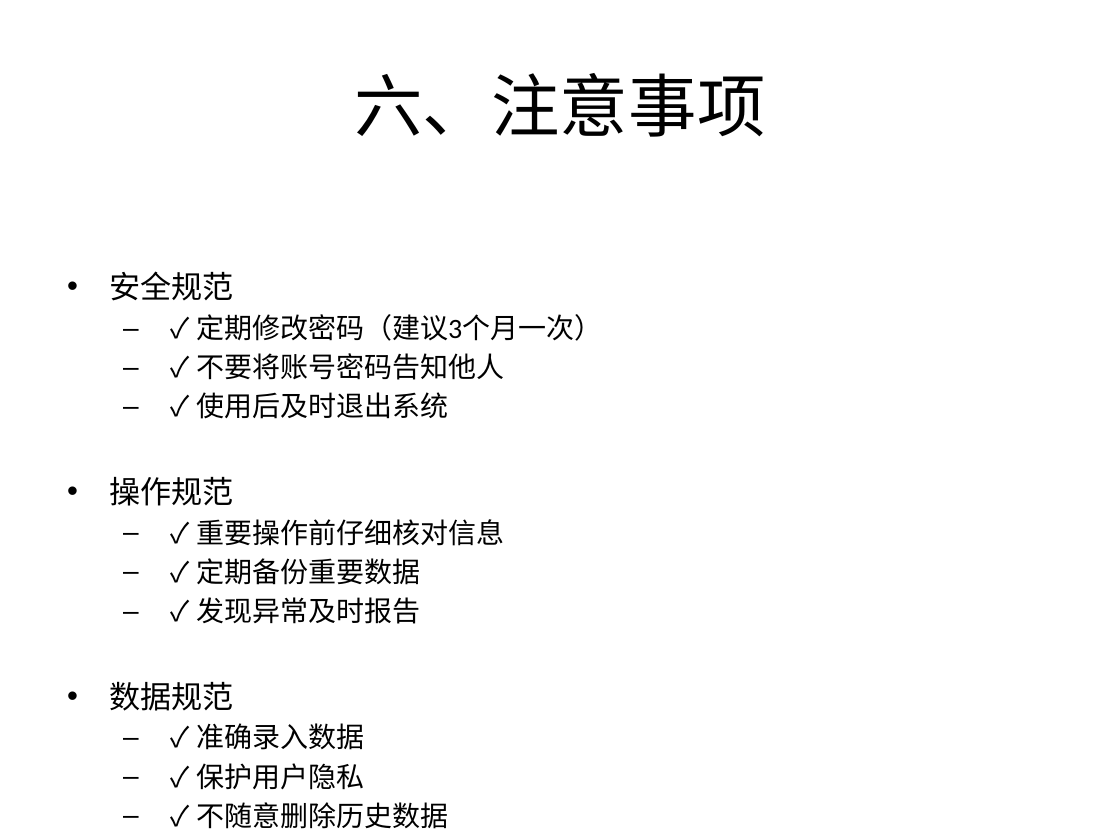
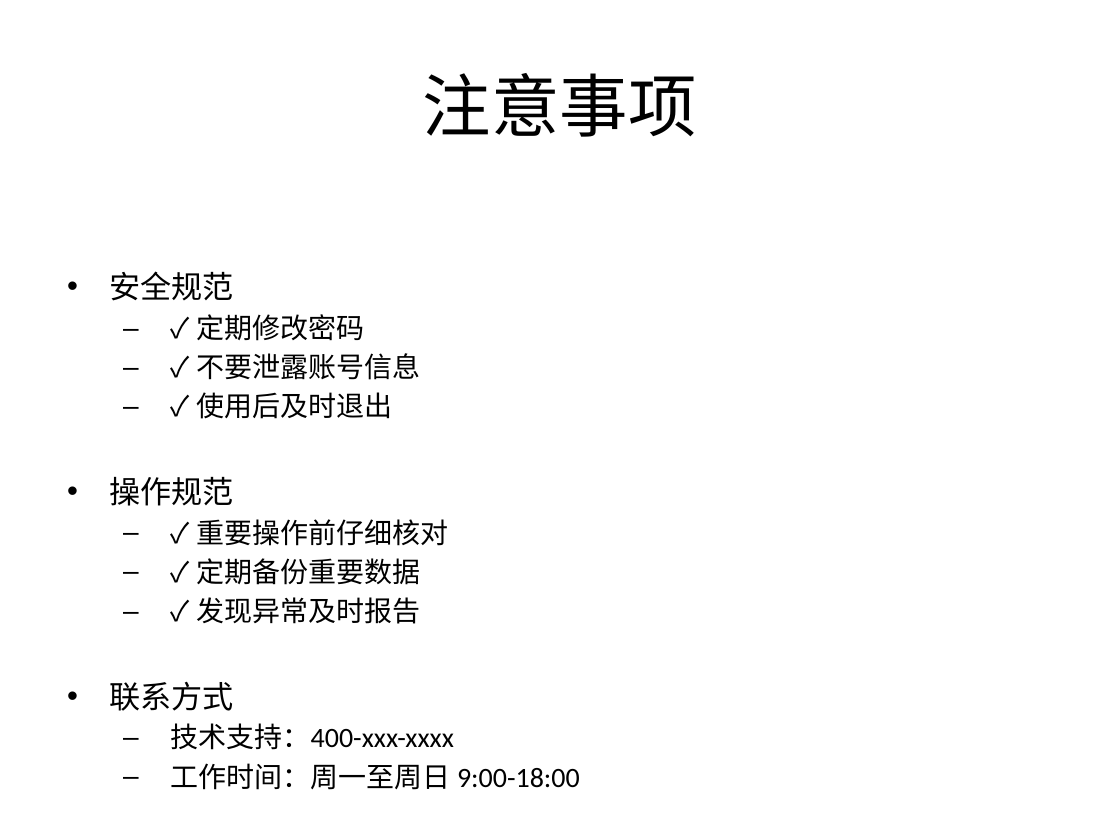
Before and after one commit to ctrlaomao/bjstarfish, a slide deck: slide 9 of 非雪季系统培训PPT.pptx (slide 16 before the commit). Drawn at 1120x840 pixels with LibreOffice and Linux fonts; fonts in the diff are those of the drawing. Boxes give left, top, right and bottom in pixels: in the first picture for what was removed or moved away, otherwise in the second. Text is boxed around its words. In the diff, an @@ line names an element or a change of style, - is before the commit and + after.

```diff
--- a/非雪季系统培训PPT.pptx
+++ b/非雪季系统培训PPT.pptx
@@ title at [423, 73, 697, 137]: text changed @@
-六、注意事项
+注意事项
@@ text at [196, 314, 420, 419]: text changed @@
-  – ✓ 定期修改密码（建议3个月一次）
-  – ✓ 不要将账号密码告知他人
-  – ✓ 使用后及时退出系统
+  – ✓ 定期修改密码
+  – ✓ 不要泄露账号信息
+  – ✓ 使用后及时退出
@@ text at [196, 519, 448, 546]: text changed @@
-  – ✓ 重要操作前仔细核对信息
+  – ✓ 重要操作前仔细核对
@@ text at [109, 682, 580, 790]: text changed @@
-• 数据规范
-  – ✓ 准确录入数据
-  – ✓ 保护用户隐私
-  – ✓ 不随意删除历史数据
+• 联系方式
+  – 技术支持：400-xxx-xxxx
+  – 工作时间：周一至周日 9:00-18:00
```
Also in this commit, not shown: 9 other slides changed, 9 slides removed, 1 other file.
